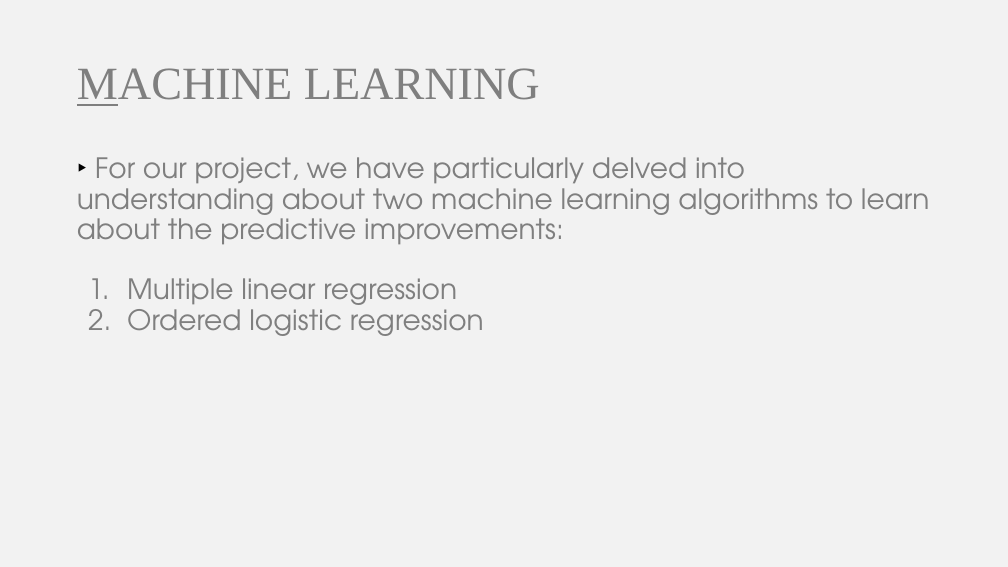
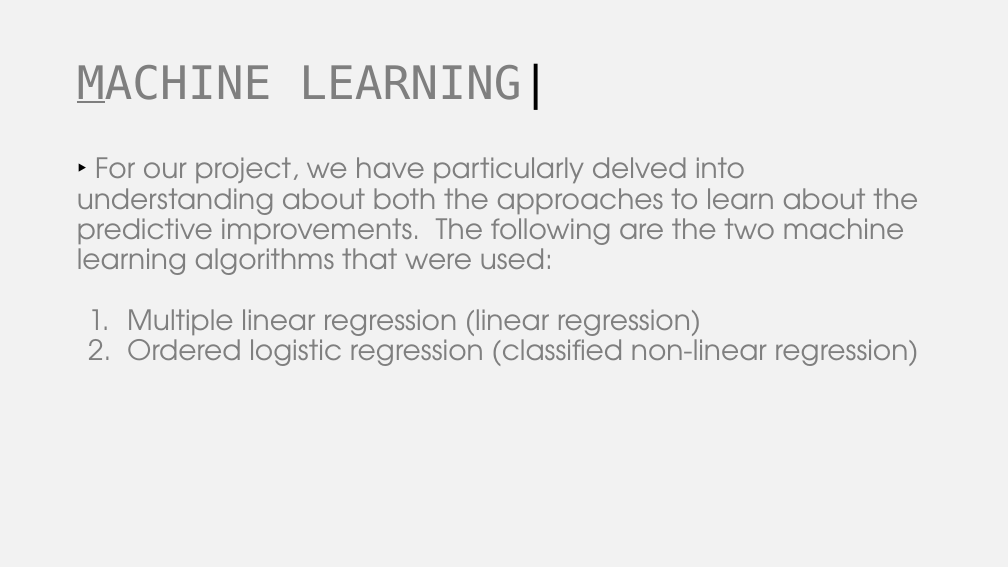
Before and after one commit to somyamohanty/Data_Dawgs, a slide deck: slide 12 of presentations/Final Presentation.pptx (slide 5 before the commit). Drawn at 1008x567 pixels with LibreOffice and Linux fonts; fonts in the diff are those of the drawing. Boxes give left, top, right and bottom in pixels: in the first picture for what was removed or moved away, otherwise in the second. Text is boxed around its words. In the diff, an @@ line names an element or a change of style, - is before the commit and + after.

```diff
--- a/presentations/Final Presentation.pptx
+++ b/presentations/Final Presentation.pptx
@@ title at <box>77,63,549,110</box>: text changed; font Times New Roman to DejaVu Sans Mono @@
-MACHINE LEARNING
+MACHINE LEARNING|
@@ text at <box>77,157,919,366</box>: text changed @@
-‣ For our project, we have particularly delved into understanding about two machine learning algorithms to learn about the predictive improvements:
-1. Multiple linear regression
-2. Ordered logistic regression
+‣ For our project, we have particularly delved into understanding about both the approaches to learn about the predictive improvements. The following are the two machine learning algorithms that were used:
+1. Multiple linear regression (linear regression)
+2. Ordered logistic regression (classified non-linear regression)
```
Also in this commit, not shown: 20 other slides changed, 17 slides added, 3 slides removed, 1 other file.
